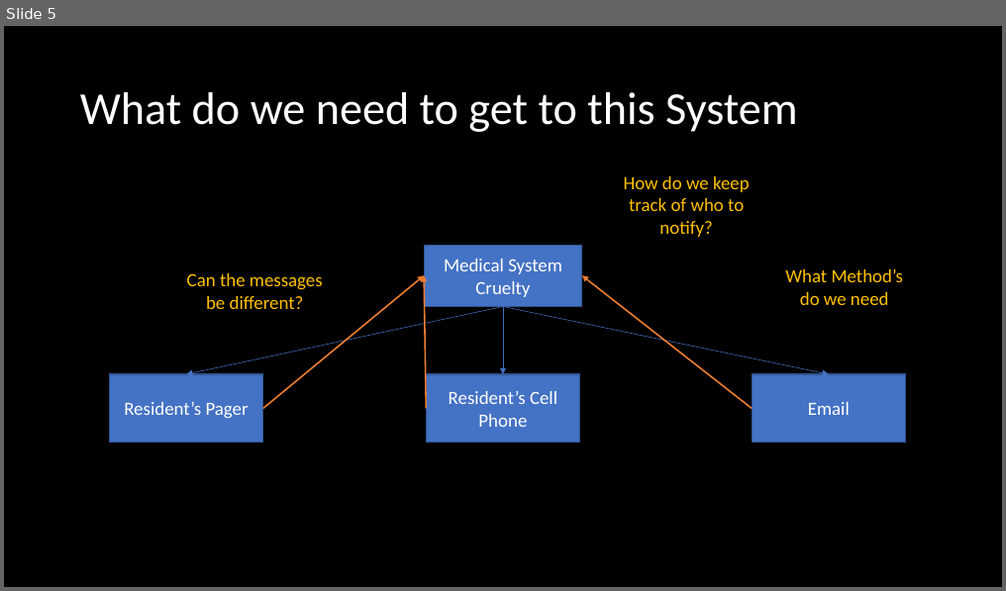
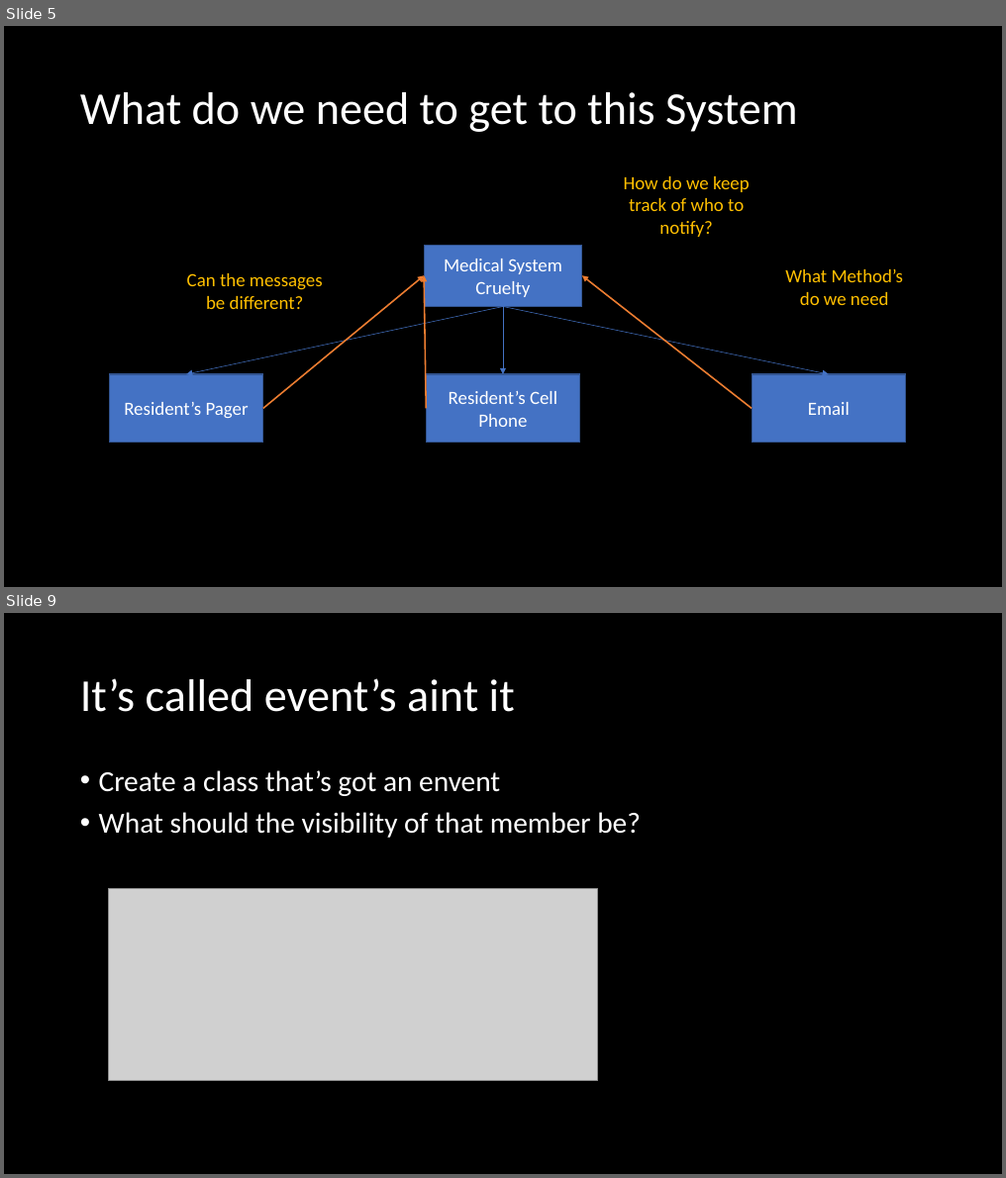
Before and after one commit to microsoft/Flash_University, a slide deck: CLR_via_CSharp/Chapter 11 - Events/Events.pptx. Shown one above the other, each under a label of ours: slide 5 before the commit, slides 5 and 9 after it; the slides between them are not shown. The pictures are 1006x591 and 1006x1178 pixels, drawn with LibreOffice and Linux fonts; fonts in the diff are those of the drawing; grey boxes stand for pictures. Boxes give left, top, right and bottom in pixels: in the first picture for what was removed or moved away, otherwise in the second. Text is boxed around its words. In the diff, an @@ line names an element or a change of style, - is before the commit and + after.

```diff
--- a/CLR_via_CSharp/Chapter 11 - Events/Events.pptx
+++ b/CLR_via_CSharp/Chapter 11 - Events/Events.pptx
@@ slide 9 added at (x1=4, y1=613, x2=1002, y2=1174), background #000000 @@
@@ title added at (x1=80, y1=678, x2=515, y2=712), 44 pt, text #FFFFFF @@
+It’s called event’s aint it
@@ text added at (x1=99, y1=770, x2=641, y2=838), 28 pt, text #FFFFFF @@
+• Create a class that’s got an envent
+• What should the visibility of that member be?
@@ picture added at (x1=108, y1=889, x2=598, y2=1081) @@
```
Also in this commit, not shown: 4 other slides added, 1 slide removed, 8 other files.
